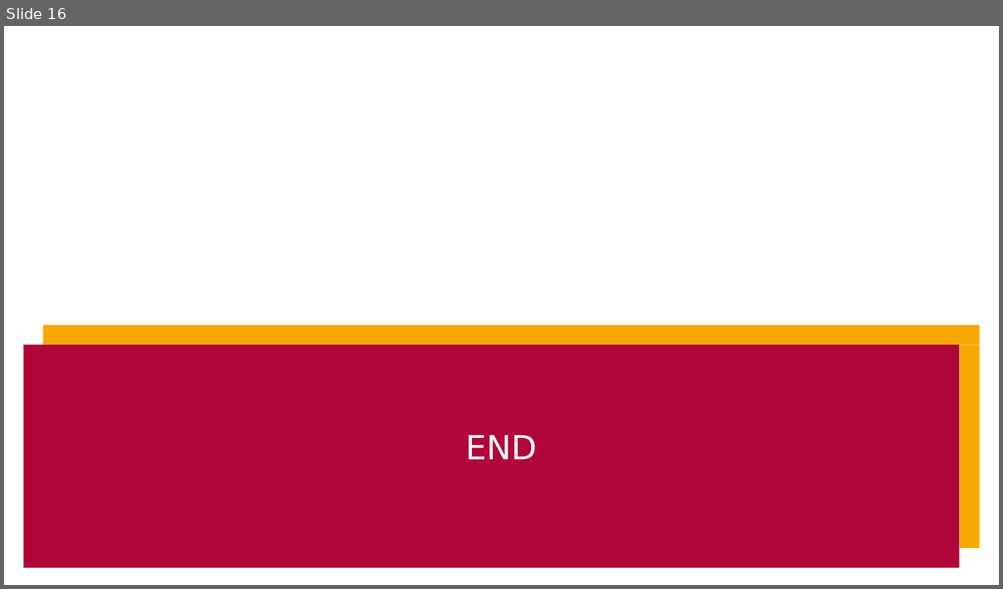
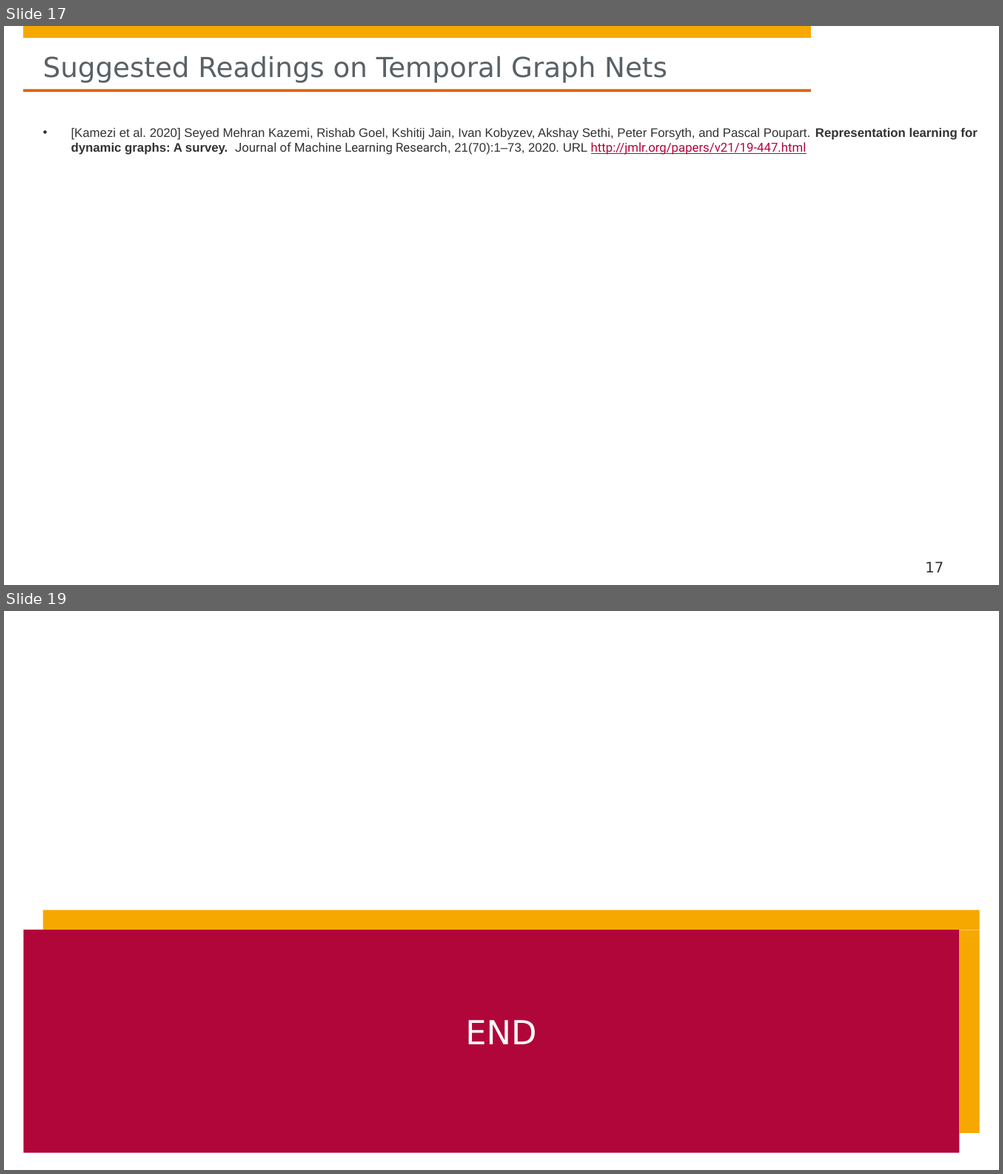
Before and after one commit to hpi-sam/GNN-Course-2020, a slide deck: 10. Temporal Graph Networks.pptx. Shown one above the other, each under a label of ours: slide 16 before the commit, slides 17 and 19 after it; the slides between them are not shown. The pictures are 1003x589 and 1003x1174 pixels, drawn with LibreOffice and Linux fonts; fonts in the diff are those of the drawing; background and template pictures are left out. Boxes give left, top, right and bottom in pixels: in the first picture for what was removed or moved away, otherwise in the second. Text is boxed around its words. In the diff, an @@ line names an element or a change of style, - is before the commit and + after.

```diff
--- a/10. Temporal Graph Networks.pptx
+++ b/10. Temporal Graph Networks.pptx
@@ slide 17 added at [4, 26, 999, 585], background #FFFFFF; not listed: 4 template elements that a slide beside it also shows @@
@@ title added at [43, 56, 667, 83], 26.7 pt, text #5A6166 @@
+Suggested Readings on Temporal Graph Nets
@@ text added at [71, 128, 976, 155], 12 pt, text #323232 @@
+• [Kamezi et al. 2020] Seyed Mehran Kazemi, Rishab Goel, Kshitij Jain, Ivan Kobyzev, Akshay Sethi, Peter Forsyth, and Pascal Poupart. Representation learning for dynamic graphs: A survey. Journal of Machine Learning Research, 21(70):1–73, 2020. URL http://jmlr.org/papers/v21/19-447.html
@@ page number added at [925, 562, 943, 573], 14 pt, text #323232 @@
+17
@@ what was slide 16 is now slide 19 @@
```
Also in this commit, not shown: 3 slides changed, 3 other slides added, 1 slide removed.
